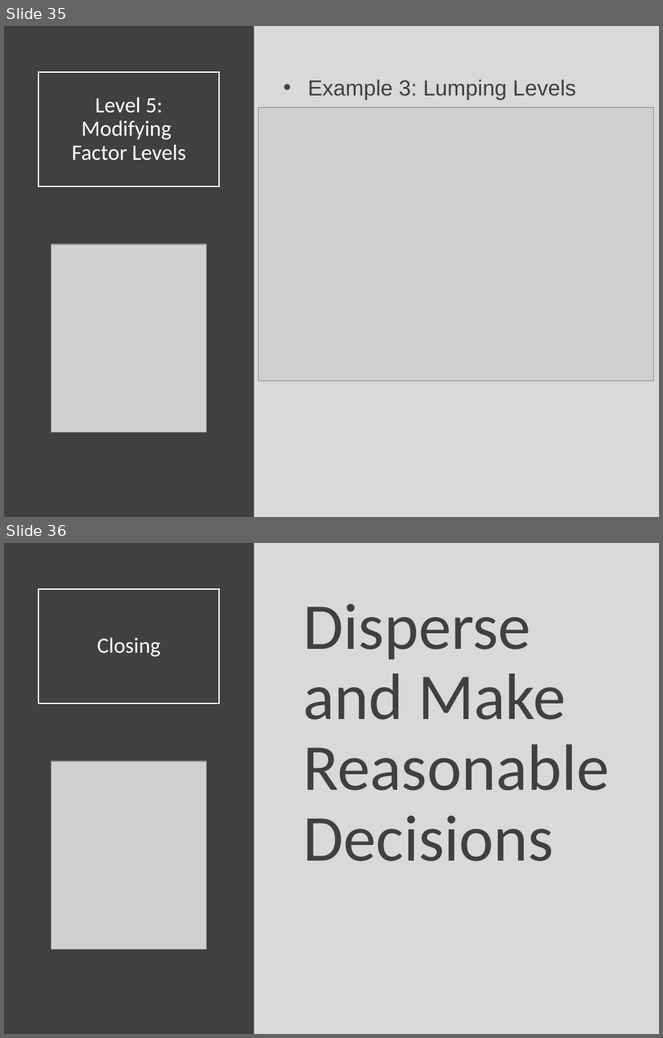
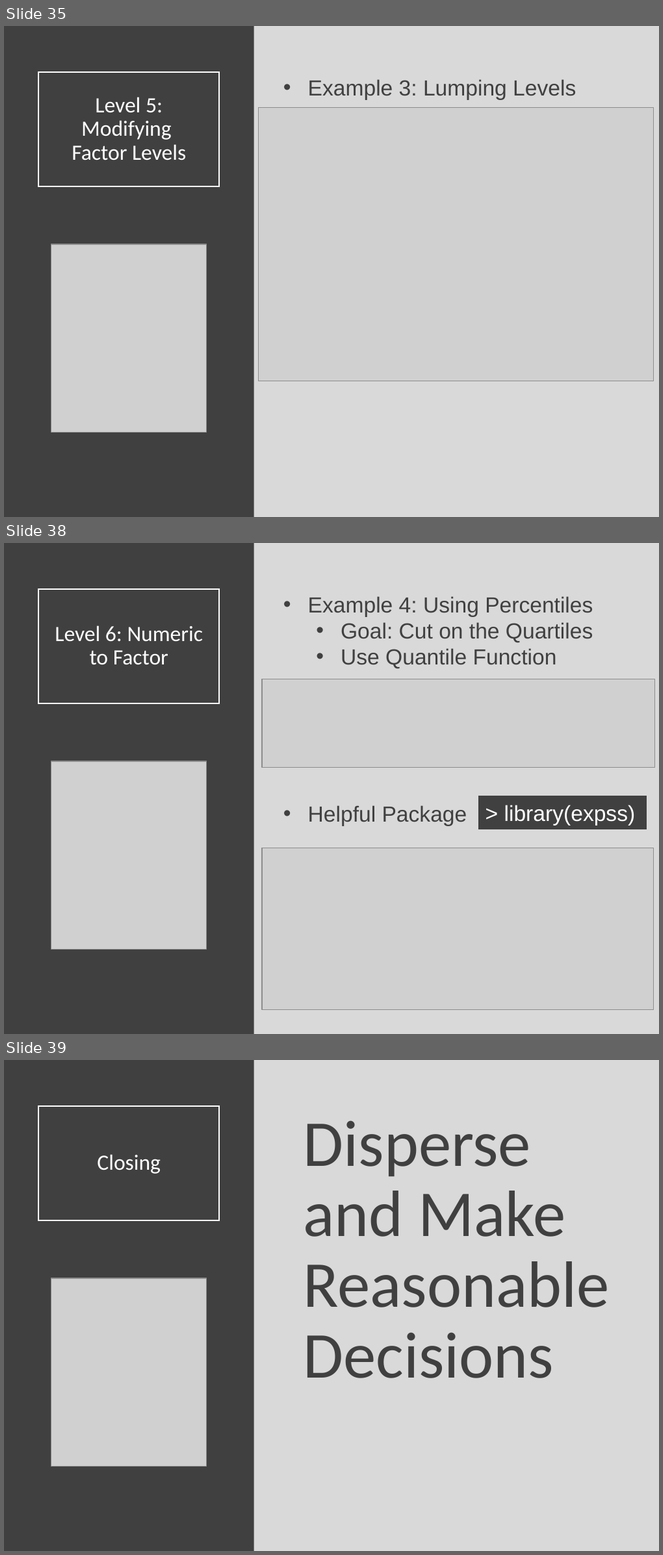
Before and after one commit to SuperMarioGiacomazzo/STOR320_WEBSITE, a slide deck: Lecture/Factors/Factors_Lecture.pptx. Shown one above the other, each under a label of ours: slides 35 and 36 before the commit, slides 35, 38 and 39 after it; the slides between them are not shown. The pictures are 663x1038 and 663x1555 pixels, drawn with LibreOffice and Linux fonts; fonts in the diff are those of the drawing; grey boxes stand for pictures. Boxes give left, top, right and bottom in pixels: in the first picture for what was removed or moved away, otherwise in the second. Text is boxed around its words. In the diff, an @@ line names an element or a change of style, - is before the commit and + after.

```diff
--- a/Lecture/Factors/Factors_Lecture.pptx
+++ b/Lecture/Factors/Factors_Lecture.pptx
@@ slide 38 added at [4, 543, 659, 1034], background #D9D9D9 @@
@@ rectangle added at [4, 543, 254, 1034], fill #404040 @@
@@ title added at [38, 589, 220, 704], outline #FFFFFF 1.5 pt, 24 pt, text #FFFFFF @@
+Level 6: Numeric to Factor
@@ text added at [308, 596, 593, 826], 24 pt, text #404040 @@
+• Example 4: Using Percentiles
+  • Goal: Cut on the Quartiles
+  • Use Quantile Function
+• Helpful Package
@@ picture added at [262, 679, 655, 768] @@
@@ picture added at [51, 761, 206, 949] @@
@@ rectangle added at [479, 796, 647, 828], fill #404040, outline #404040 0.75 pt, 24 pt, text #FFFFFF @@
+> library(expss)
@@ picture added at [262, 849, 654, 1010] @@
@@ what was slide 36 is now slide 39 @@
```
Also in this commit, not shown: 1 slide changed, 2 other slides added, 9 other files.
